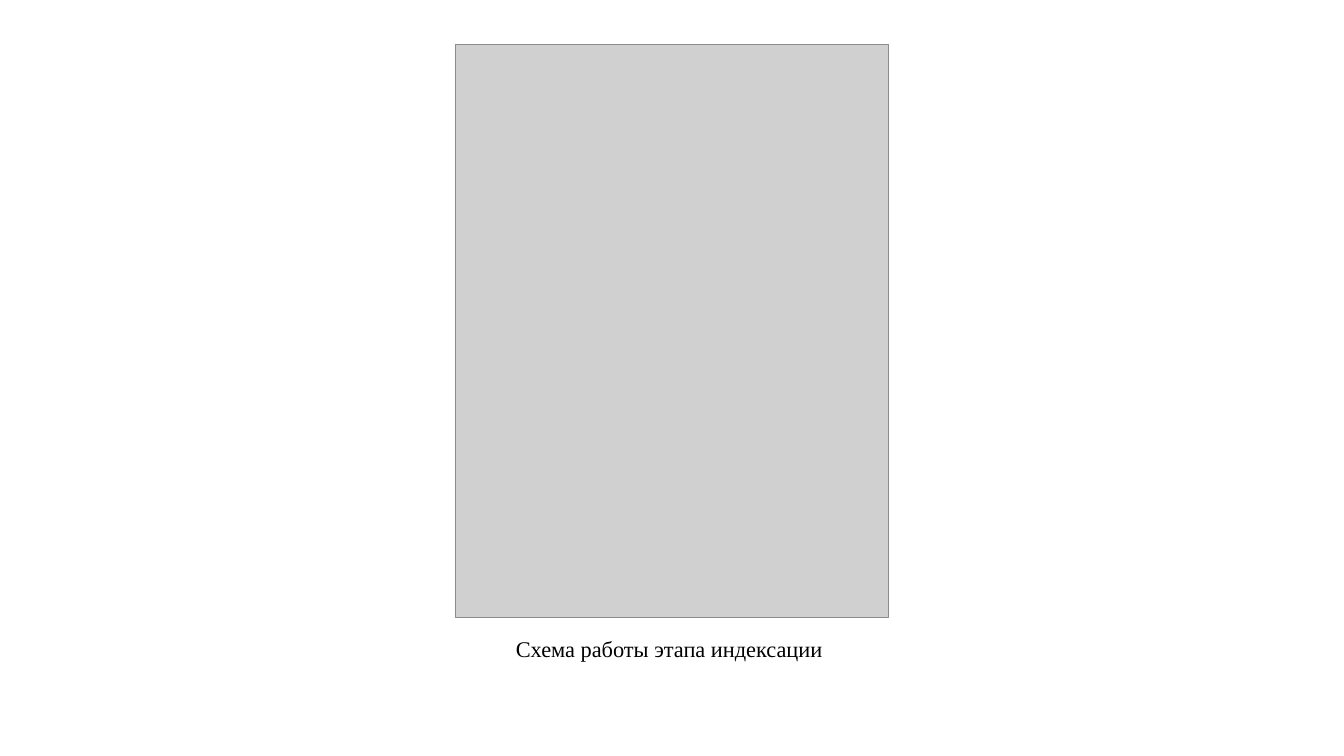
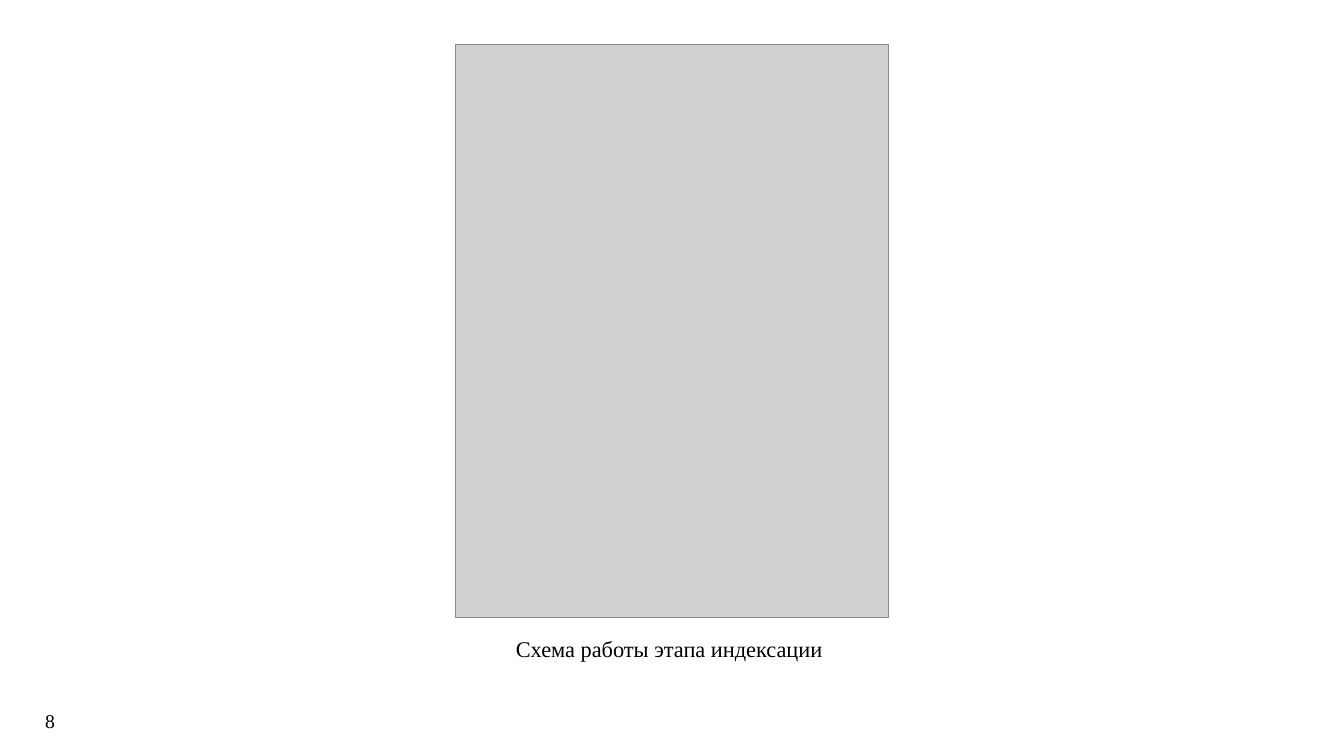
Before and after one commit to Syrenny/diploma-text, a slide deck: slide 8 of report_20.05/21930_Сыренный.pptx. Drawn at 1344x756 pixels with LibreOffice and Linux fonts; fonts in the diff are those of the drawing; grey boxes stand for pictures. Boxes give left, top, right and bottom in pixels: in the first picture for what was removed or moved away, otherwise in the second. Text is boxed around its words. In the diff, an @@ line names an element or a change of style, - is before the commit and + after.

```diff
--- a/report_20.05/21930_Сыренный.pptx
+++ b/report_20.05/21930_Сыренный.pptx
@@ page number added at [45,715,55,729], 14 pt, text #000000 @@
+8
```
Also in this commit, not shown: 6 other slides changed, 2 slides added, 1 slide removed, 4 other files.
